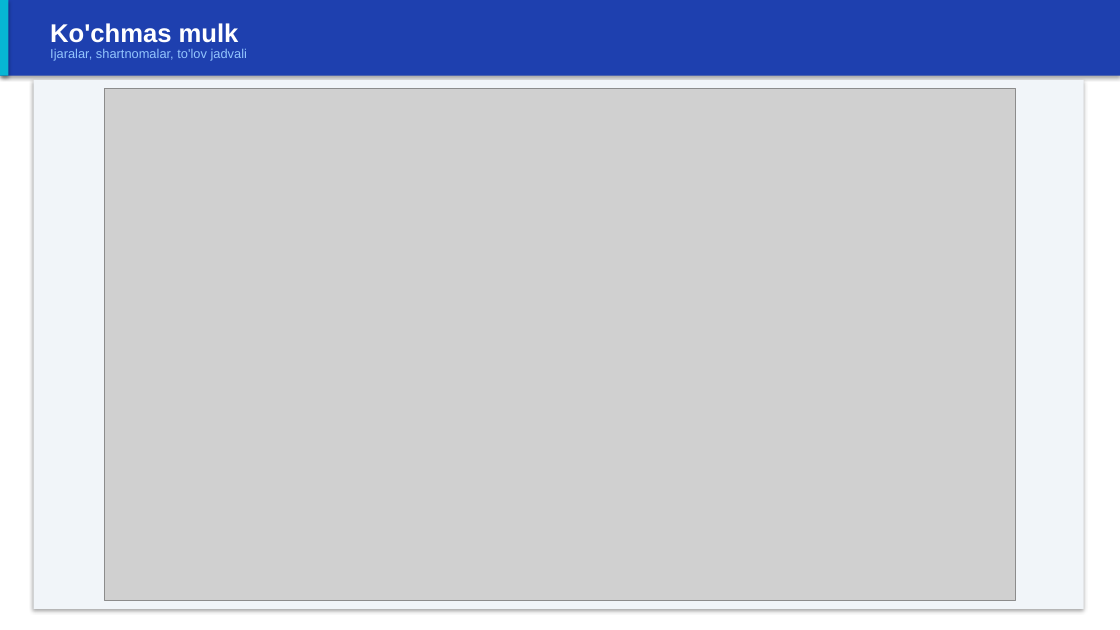
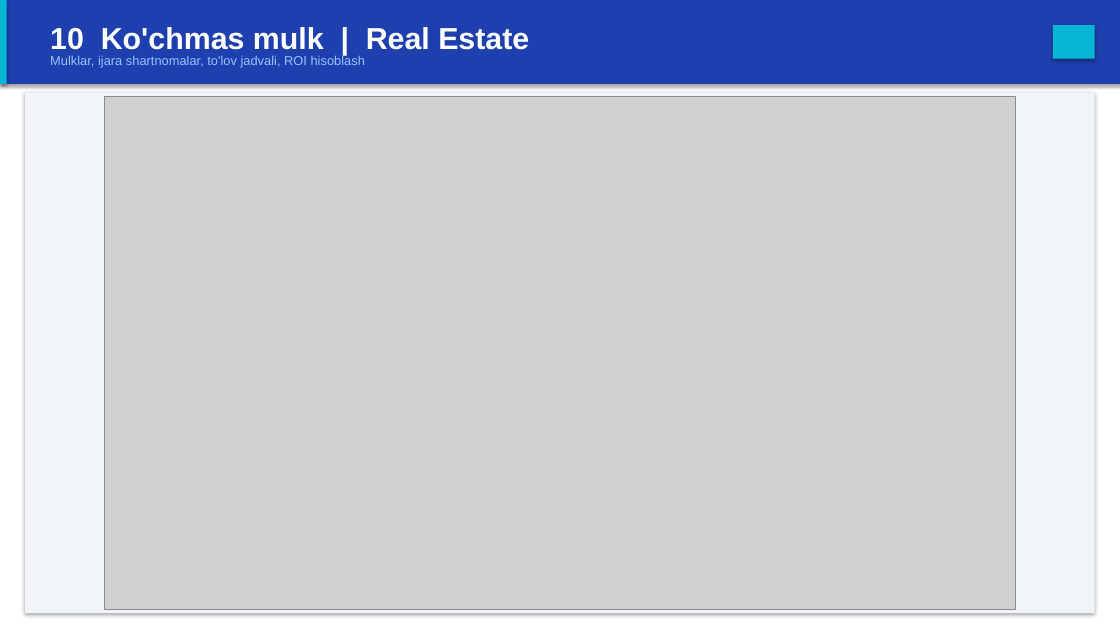
Before and after one commit to AI-automatization/Pos-cosmetics, a slide deck: slide 16 of docs/RAOS_Admin_Panel_Guide.pptx (slide 30 before the commit). Drawn at 1120x630 pixels with LibreOffice and Linux fonts; fonts in the diff are those of the drawing; grey boxes stand for pictures. Boxes give left, top, right and bottom in pixels: in the first picture for what was removed or moved away, otherwise in the second. Text is boxed around its words. In the diff, an @@ line names an element or a change of style, - is before the commit and + after.

```diff
--- a/docs/RAOS_Admin_Panel_Guide.pptx
+++ b/docs/RAOS_Admin_Panel_Guide.pptx
@@ rectangle: place and size @@
-rectangle at (0, 0, 1120, 76)
+rectangle at (0, 0, 1120, 84)
@@ rectangle: place and size @@
-rectangle at (0, 0, 8, 76)
+rectangle at (0, 0, 7, 84)
@@ text at (50, 27, 529, 50): text changed; size 22 to 26 pt @@
-Ko'chmas mulk
+10 Ko'chmas mulk | Real Estate
@@ rectangle added at (1053, 25, 1095, 59), fill #06B6D4 @@
@@ text at (50, 55, 365, 68): text changed @@
-Ijaralar, shartnomalar, to'lov jadvali
+Mulklar, ijara shartnomalar, to'lov jadvali, ROI hisoblash
@@ rectangle: place and size @@
-rectangle at (34, 80, 1084, 609)
+rectangle at (25, 92, 1095, 613)
@@ picture: place and size @@
-picture at (104, 88, 1015, 601)
+picture at (104, 97, 1015, 609)
```
Also in this commit, not shown: 13 other slides changed, 13 slides added, 25 slides removed, 44 other files.
